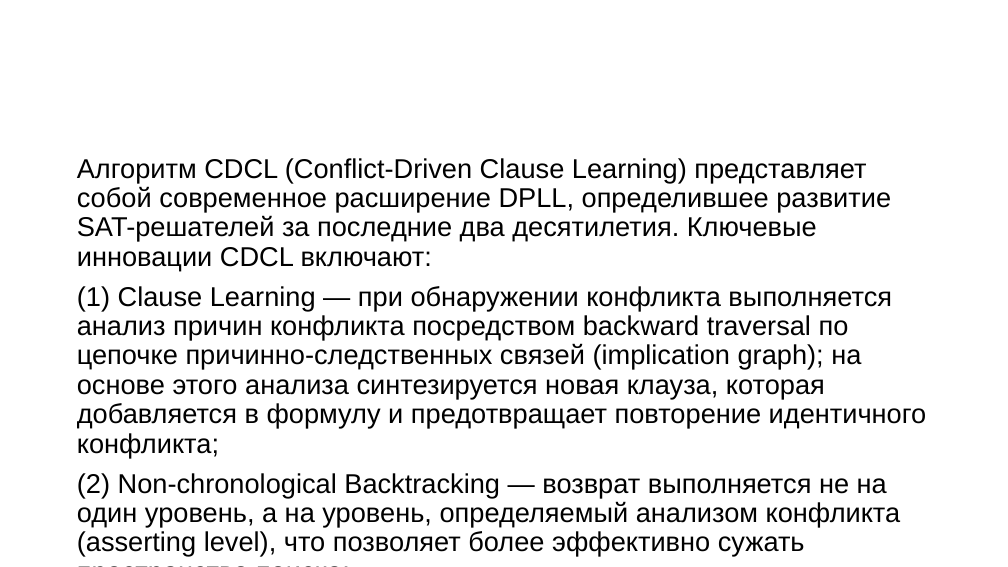
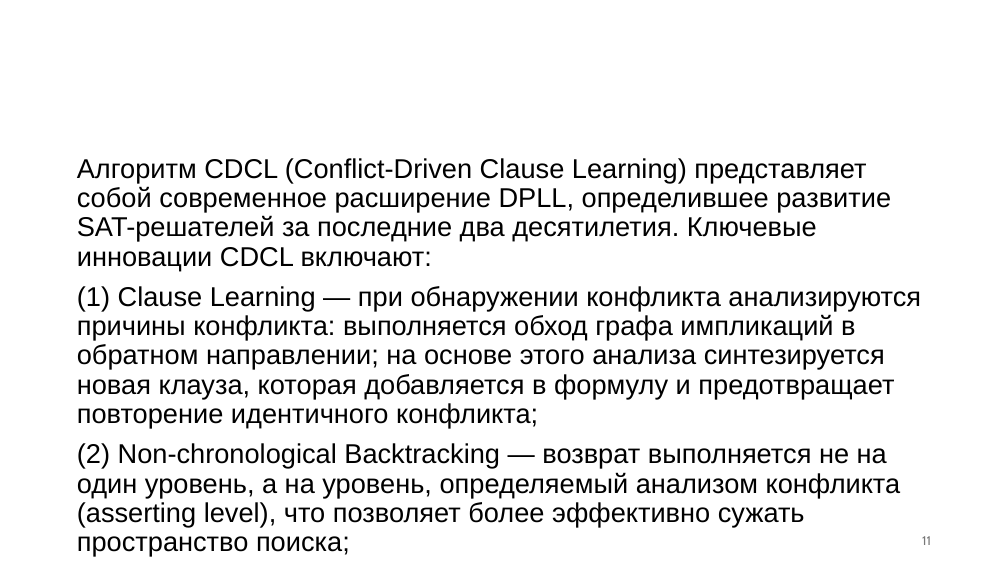
Before and after one commit to PlatonBarchenkov/SAT_Solver, a slide deck: slide 11 of SAT-решатели (презентация).pptx. Drawn at 1008x567 pixels with LibreOffice and Linux fonts; fonts in the diff are those of the drawing; background and template pictures are left out. Boxes give left, top, right and bottom in pixels: in the first picture for what was removed or moved away, otherwise in the second. Text is boxed around its words. In the diff, an @@ line names an element or a change of style, - is before the commit and + after.

```diff
--- a/SAT-решатели (презентация).pptx
+++ b/SAT-решатели (презентация).pptx
@@ text at [77,286,921,428]: text changed @@
-(1) Clause Learning — при обнаружении конфликта выполняется анализ причин конфликта посредством backward traversal по цепочке причинно-следственных связей (implication graph); на основе этого анализа синтезируется новая клауза, которая добавляется в формулу и предотвращает повторение идентичного конфликта;
+(1) Clause Learning — при обнаружении конфликта анализируются причины конфликта: выполняется обход графа импликаций в обратном направлении; на основе этого анализа синтезируется новая клауза, которая добавляется в формулу и предотвращает повторение идентичного конфликта;
@@ page number added at [922,536,931,545], 12 pt, text #797979 @@
+11
```
Also in this commit, not shown: 32 other slides changed, 2 slides added, 1 slide removed, 1 other file.
